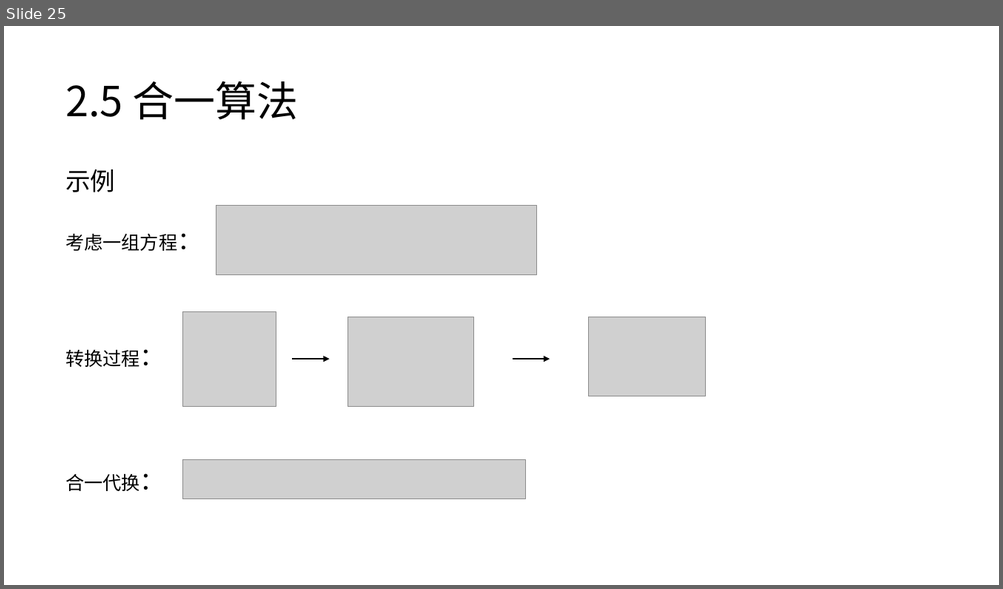
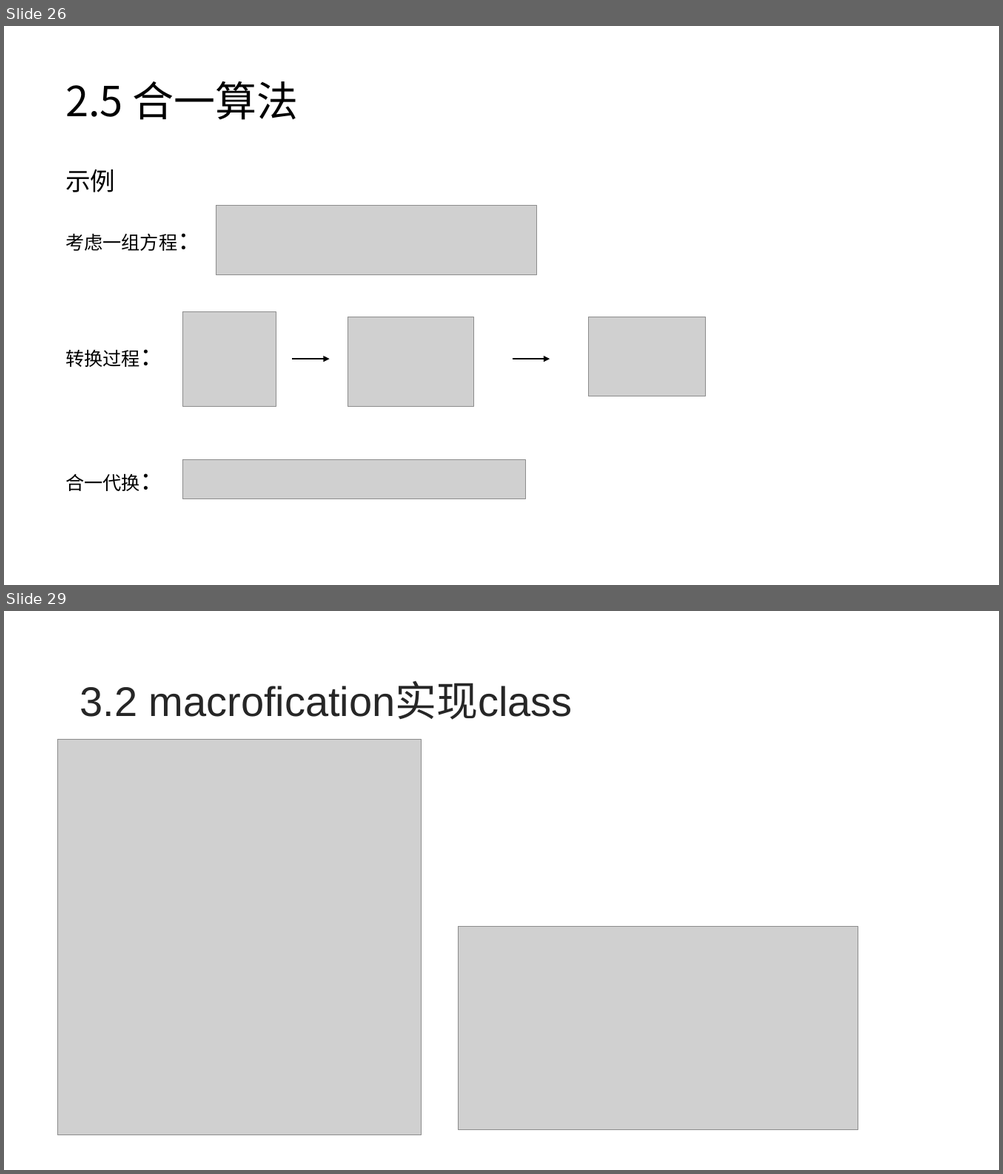
Before and after one commit to ustc-compiler-macrofication/macrofication, a slide deck: 11-macrofication.pptx. Shown one above the other, each under a label of ours: slide 25 before the commit, slides 26 and 29 after it; the slides between them are not shown. The pictures are 1003x589 and 1003x1174 pixels, drawn with LibreOffice and Linux fonts; fonts in the diff are those of the drawing; grey boxes stand for pictures. Boxes give left, top, right and bottom in pixels: in the first picture for what was removed or moved away, otherwise in the second. Text is boxed around its words. In the diff, an @@ line names an element or a change of style, - is before the commit and + after.

```diff
--- a/11-macrofication.pptx
+++ b/11-macrofication.pptx
@@ slide 29 added at [4, 611, 999, 1170], background #FFFFFF @@
@@ title added at [79, 684, 572, 720], 40 pt, text #262626 @@
+3.2 macrofication实现class
@@ picture added at [58, 739, 421, 1136] @@
@@ picture added at [458, 926, 858, 1130] @@
@@ what was slide 25 is now slide 26 @@
```
Also in this commit, not shown: 9 slides changed, 5 other slides added, 1 other file.
